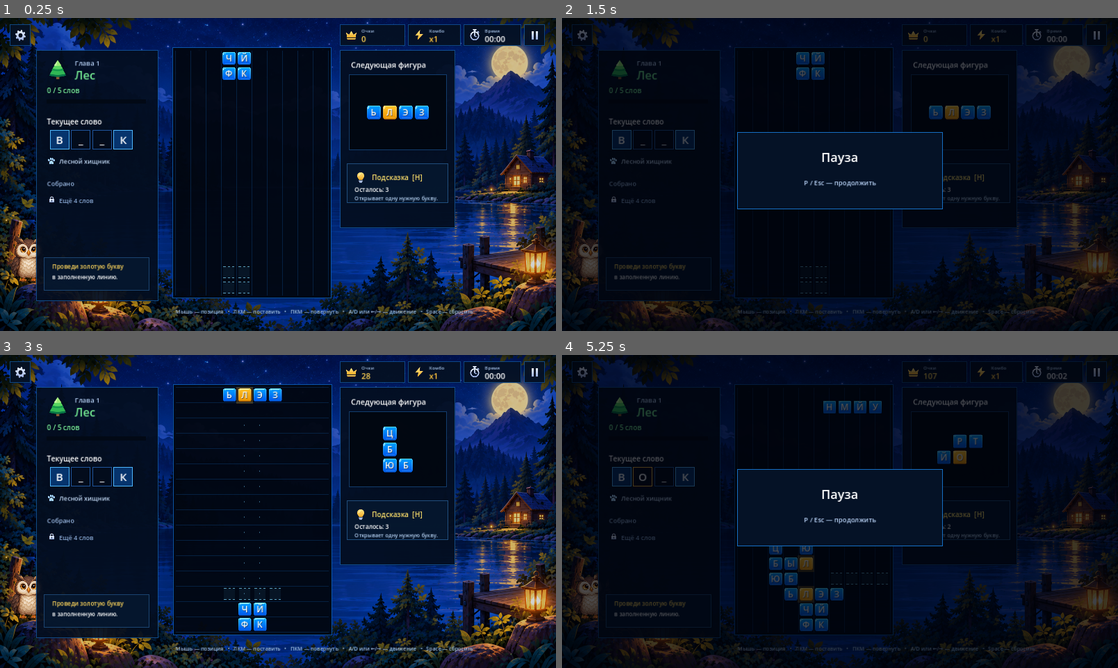
Above: before the commit, frames 1-4 (two rows, left to right).
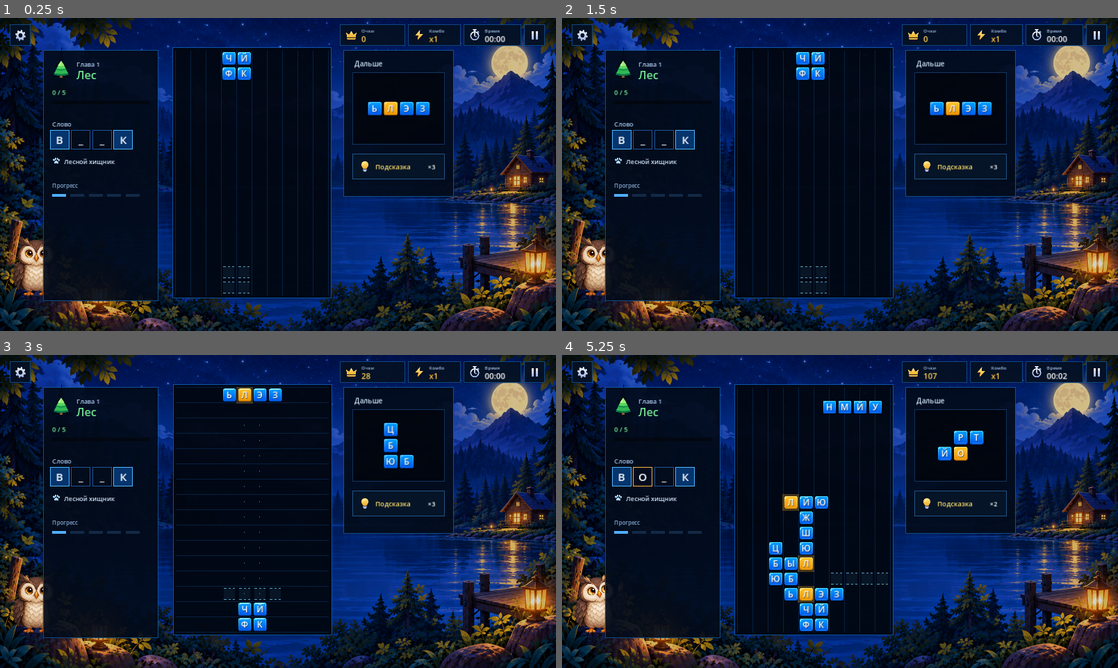
Above: after the commit, the same moments.

Repository: AndrewStartcev/word-bricks
Game: Godot game, scene res://scenes/gameplay.tscn
Two runs of this game, one before a commit and one after it. Both use one fixed random seed, a clock stepped at 60 frames per second and the inputs below. This scene is started directly instead of the project's main scene.
Inputs (mouse positions are in pixels of both pictures, inside the frame that each line leads up to):
- Up to frame 1 (0.25 s): no input
- Up to frame 2 (1.5 s): tap Enter at 0.5 s; move the mouse to (962, 158) at 0.52 s; hold Right 0.53-1.28 s; tap P at 0.6 s; click (962, 158) at 0.67 s; tap Space at 0.77, 1.25 s; move the mouse to (728, 190) at 1.27 s; hold Down from 1.28 s (still down); tap R at 1.35 s
- Up to frame 3 (3 s): tap Space at 1.52, 2.75 s; tap Enter at 2 s; move the mouse to (333, 442) at 2.02 s; release Down at 2.03 s; hold Right 2.03-2.78 s; tap H at 2.1 s; move the mouse to (250, 574) at 2.77 s; hold Up from 2.78 s (still down); tap P at 2.85 s; click (250, 574) at 2.92 s
- Up to frame 4 (5.25 s): tap Space at 3.02, 3.77, 4.25, 4.52 s; tap Enter at 3.5 s; move the mouse to (1006, 558) at 3.52 s; release Up at 3.53 s; hold Left 3.53-5.03 s; tap R at 3.6 s; move the mouse to (673, 464) at 4.27 s; tap H at 4.35 s; move the mouse to (867, 511) at 5.02 s; hold Down from 5.03 s (still down); tap P at 5.1 s; click (867, 511) at 5.17 s

The runs differ from the first frame. In frame 1, 6.9% of the frame differs, in the area x 2-86%, y 10-95%; in frame 2, 41%; in frame 3, 6.9%; in frame 4, 43%, in the area x 0-100%, y 0-100%.

Commit message:
feat: use polished gameplay presentation layer

Diff:
--- a/godot/scenes/gameplay.tscn
+++ b/godot/scenes/gameplay.tscn
@@ -1,6 +1,6 @@
 [gd_scene load_steps=2 format=3]
 
-[ext_resource type="Script" path="res://scripts/game.gd" id="1_game"]
+[ext_resource type="Script" path="res://scripts/game_presentation.gd" id="1_game"]
 
 [node name="Gameplay" type="Control"]
 layout_mode = 3
